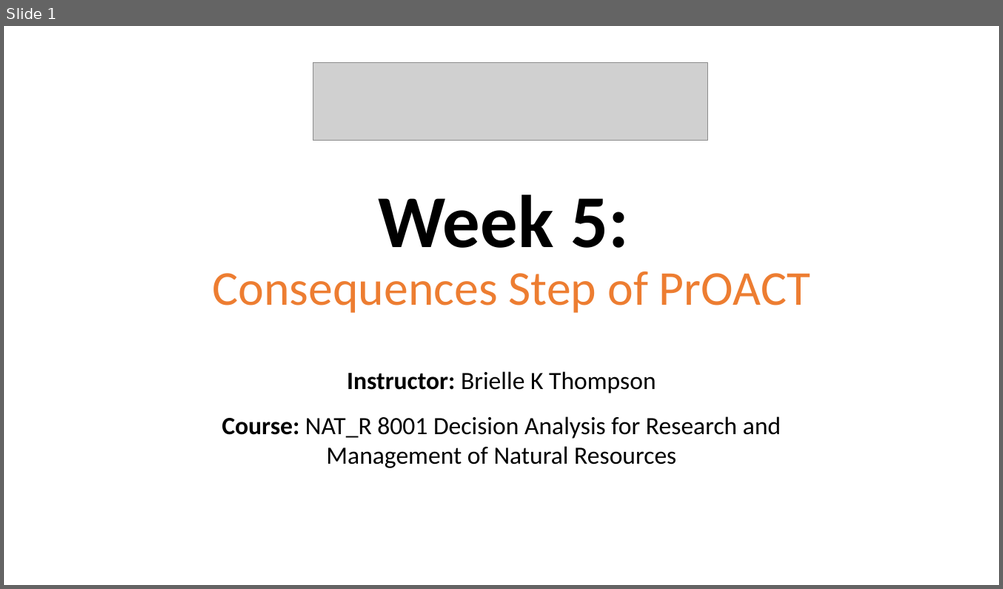
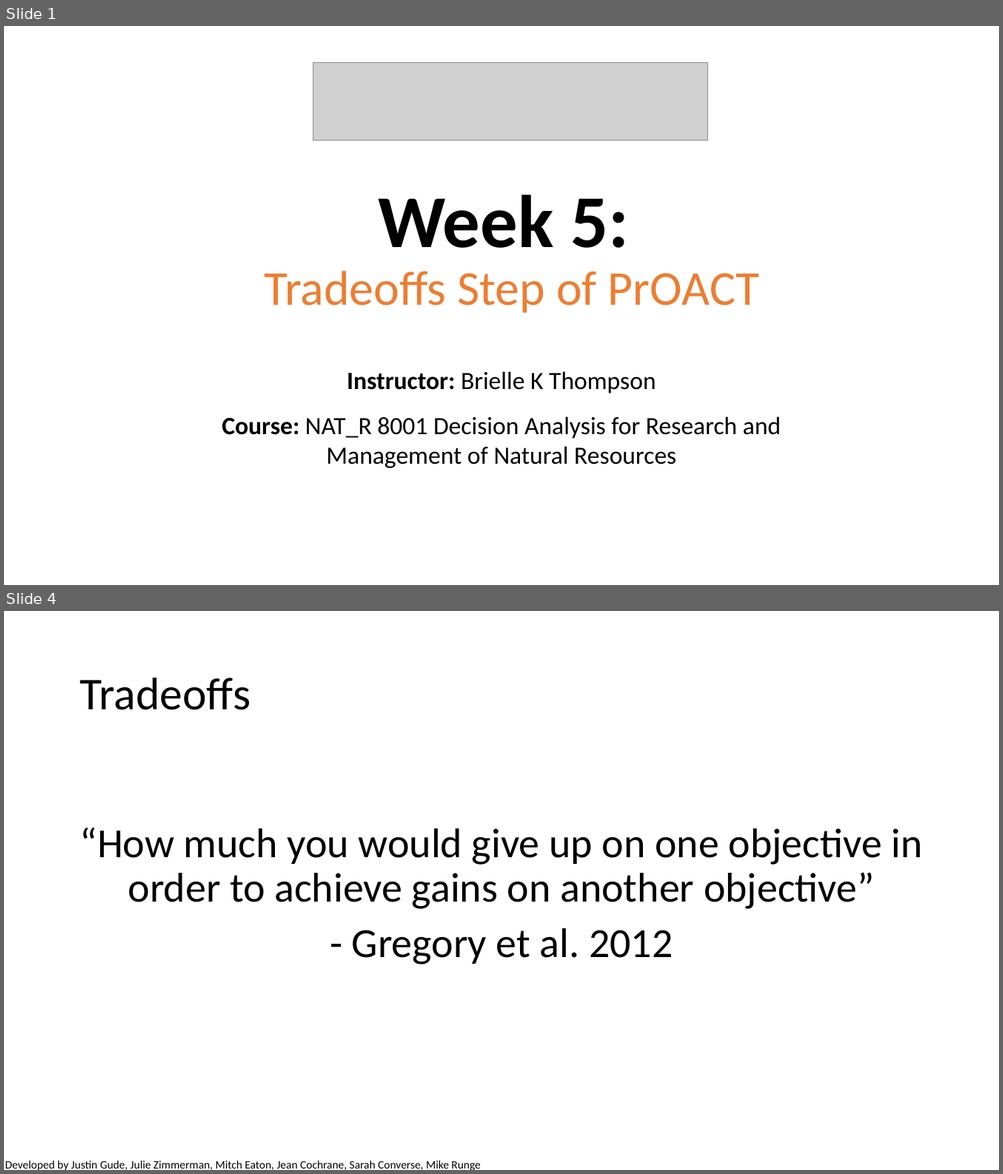
Before and after one commit to briellekthompson/NATR_8001_DecisionAnalysis_Fall25_Mizzou, a slide deck: material/Week5-Tradeoffs/Week5_SDM_Mizzou.pptx. Shown one above the other, each under a label of ours: slide 1 before the commit, slides 1 and 4 after it; the slides between them are not shown. The pictures are 1003x589 and 1003x1174 pixels, drawn with LibreOffice and Linux fonts; fonts in the diff are those of the drawing; grey boxes stand for pictures; background and template pictures are left out. Boxes give left, top, right and bottom in pixels: in the first picture for what was removed or moved away, otherwise in the second. Text is boxed around its words. In the diff, an @@ line names an element or a change of style, - is before the commit and + after.

Commit message:
Week 5 material

```diff
--- a/material/Week5-Tradeoffs/Week5_SDM_Mizzou.pptx
+++ b/material/Week5-Tradeoffs/Week5_SDM_Mizzou.pptx
@@ slide 4 added at <box>4,611,999,1170</box>, background #FFFFFF @@
@@ title added at <box>79,678,250,710</box>, 44 pt, text #000000 @@
+Tradeoffs
@@ text added at <box>80,827,922,965</box>, 40 pt, text #000000 @@
+“How much you would give up on one objective in order to achieve gains on another objective”
+- Gregory et al. 2012
@@ text added at <box>5,1161,480,1170</box>, 11 pt, text #000000 @@
+Developed by Justin Gude, Julie Zimmerman, Mitch Eaton, Jean Cochrane, Sarah Converse, Mike Runge
@@ slide 1 changed as well @@
@@ title at <box>264,195,760,313</box>: text changed @@
-Week 5:
-Consequences Step of PrOACT
+Week 5:
+Tradeoffs Step of PrOACT
```
Also in this commit, not shown: 1 other slide changed, 48 other slides added, 1 slide removed, 5 other files.
